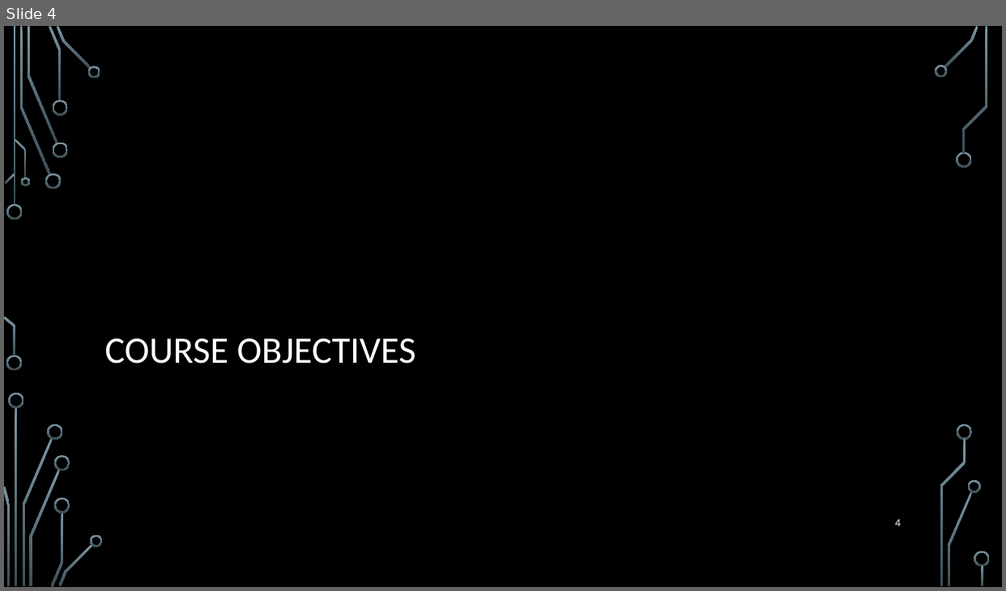
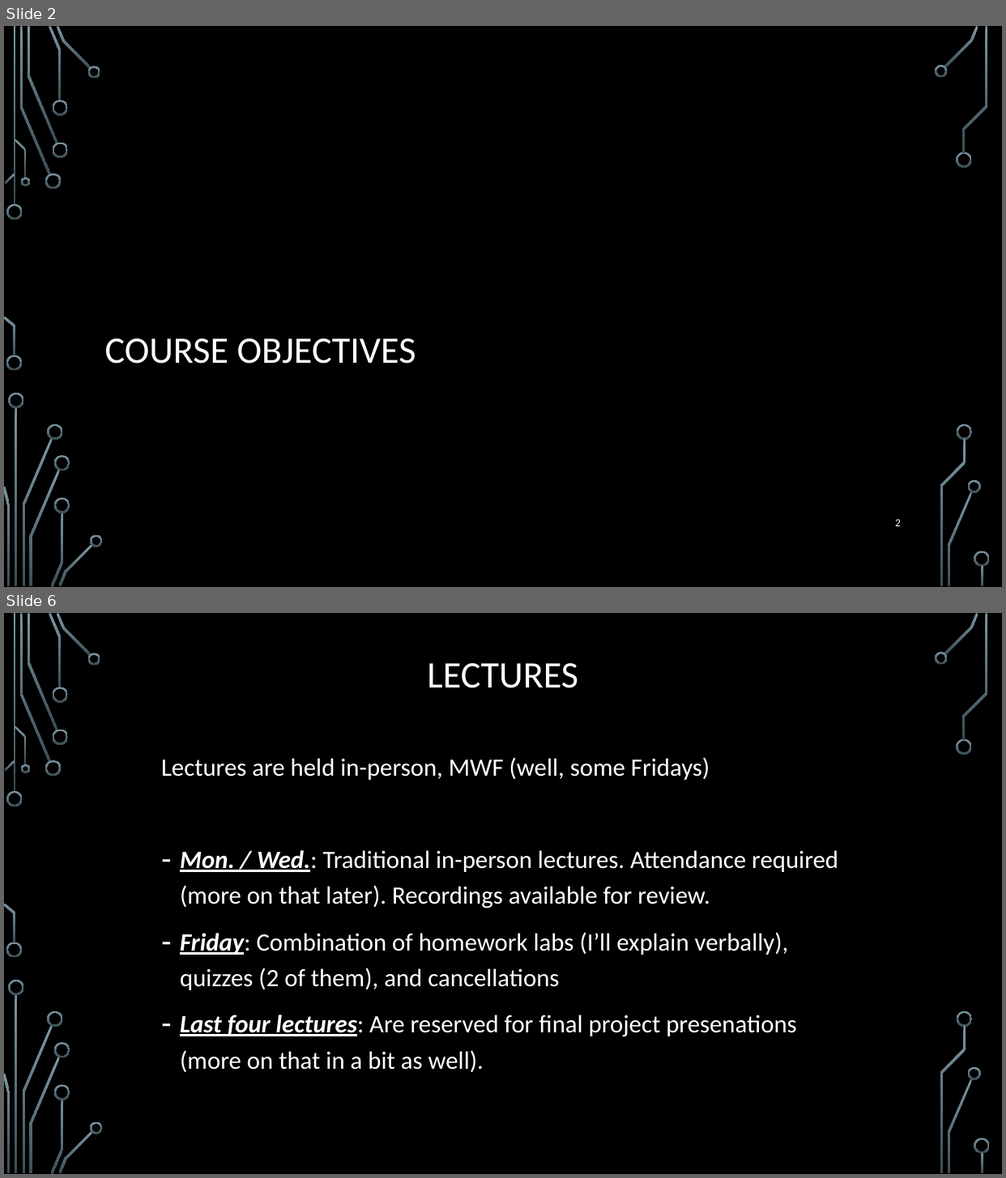
Before and after one commit to janiceeguo/advAlgo, a slide deck: slides/00-CourseIntroduction.pptx. Shown one above the other, each under a label of ours: slide 4 before the commit, slides 2 and 6 after it; the slides between them are not shown. The pictures are 1006x591 and 1006x1178 pixels, drawn with LibreOffice and Linux fonts; fonts in the diff are those of the drawing; background and template pictures are left out. Boxes give left, top, right and bottom in pixels: in the first picture for what was removed or moved away, otherwise in the second. Text is boxed around its words. In the diff, an @@ line names an element or a change of style, - is before the commit and + after.

```diff
--- a/slides/00-CourseIntroduction.pptx
+++ b/slides/00-CourseIntroduction.pptx
@@ slide 6 added at <box>4,613,1002,1174</box>, background picture (left out); not listed: 36 template elements that a slide beside it also shows @@
@@ title added at <box>427,663,578,688</box>, 36 pt, text #FFFFFF @@
+LECTURES
@@ text added at <box>161,757,838,1072</box>, 24 pt, text #FFFFFF @@
+Lectures are held in-person, MWF (well, some Fridays)
+– Mon. / Wed.: Traditional in-person lectures. Attendance required (more on that later). Recordings available for review.
+– Friday: Combination of homework labs (I’ll explain verbally), quizzes (2 of them), and cancellations
+– Last four lectures: Are reserved for final project presenations (more on that in a bit as well).
@@ what was slide 4 is now slide 2 @@
@@ page number at <box>895,519,901,527</box>: text changed @@
-4
+2
```
Also in this commit, not shown: 12 slides changed, 11 other slides added, 17 slides removed, 2 other files.
